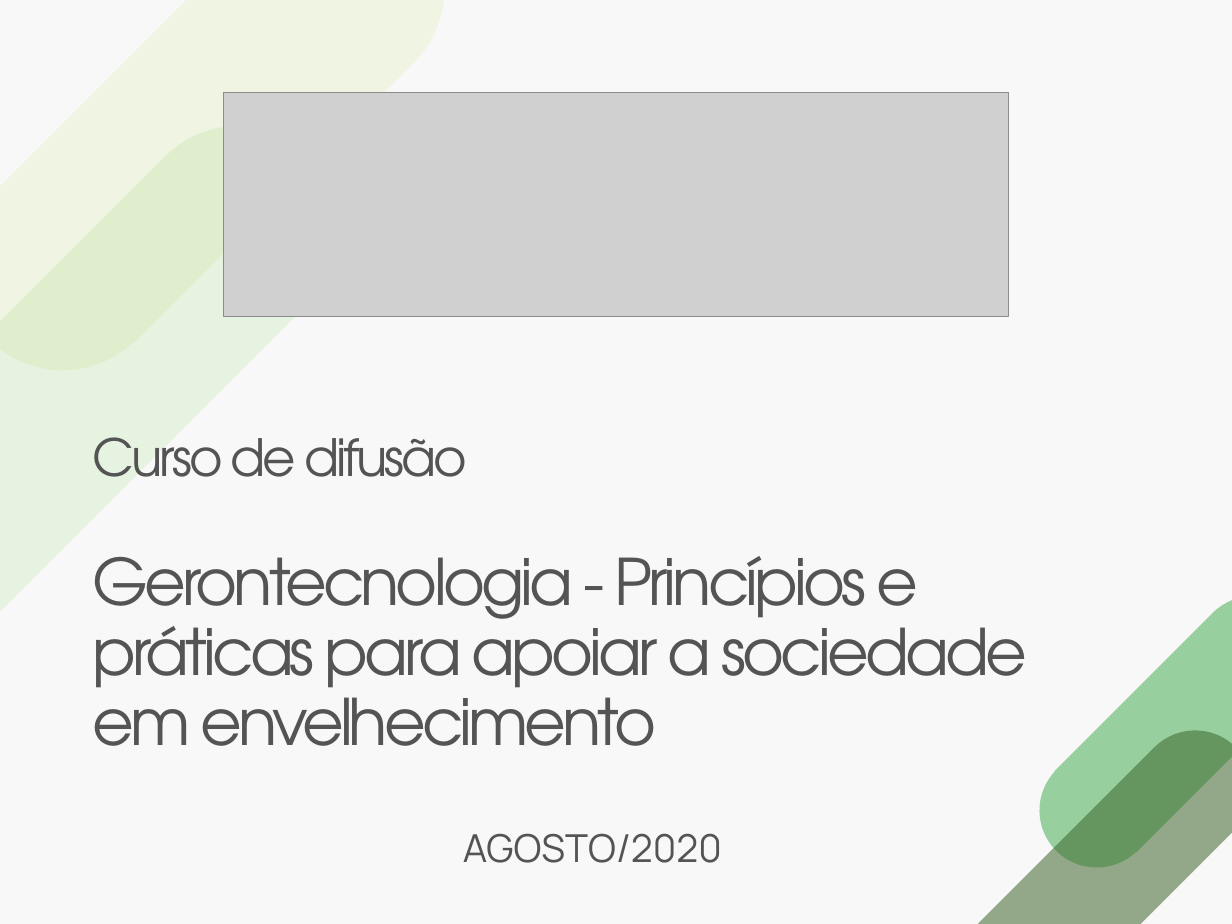
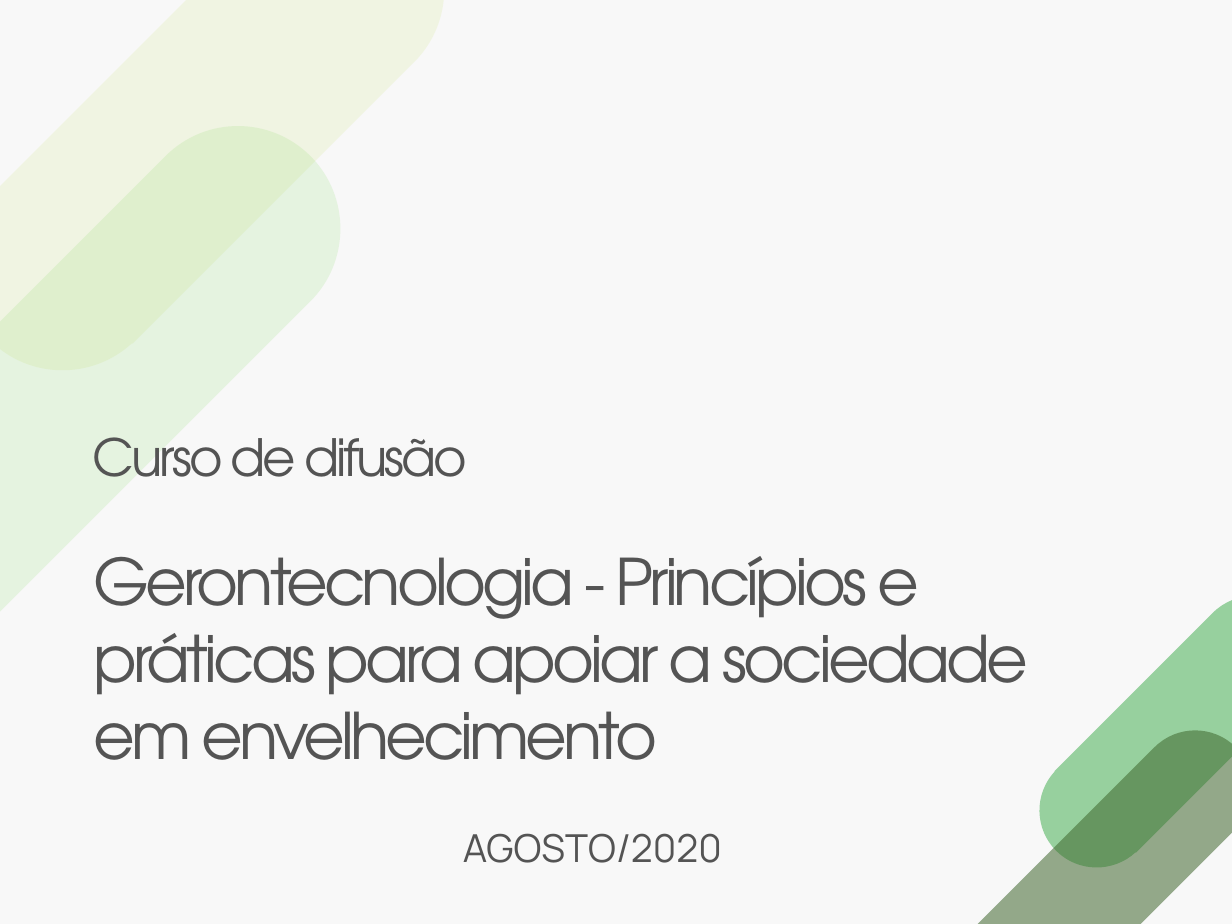
Before and after one commit to josenaldo/apresentacao-sbg-2020, a slide deck: slide 1 of apresentacao-sbg-2020.pptx. Drawn at 1232x924 pixels with LibreOffice and Linux fonts; fonts in the diff are those of the drawing; grey boxes stand for pictures; background and template pictures are left out. Boxes give left, top, right and bottom in pixels: in the first picture for what was removed or moved away, otherwise in the second. Text is boxed around its words. In the diff, an @@ line names an element or a change of style, - is before the commit and + after.

```diff
--- a/apresentacao-sbg-2020.pptx
+++ b/apresentacao-sbg-2020.pptx
@@ freeform shape removed at [0,0,487,414] @@
@@ freeform shape added at [0,0,487,414], fill #C9E265 at 15% opacity @@
@@ freeform shape removed at [0,83,383,686] @@
@@ freeform shape added at [0,83,383,686], fill #7ED957 at 15% opacity @@
@@ picture removed at [224,92,1008,316] @@
@@ title "Gerontecnologia - Princípios e práticas ...": place and size @@
-title "Gerontecnologia - Princípios e práticas ..." at [92,437,1027,746]
+title "Gerontecnologia - Princípios e práticas ..." at [93,556,1028,760]
@@ title "Gerontecnologia - Princípios e práticas ..." at [93,556,1028,760]: line spacing 43.6pt to 1 @@
@@ freeform shape removed at [1015,572,1232,892] @@
@@ freeform shape added at [1015,572,1232,892], fill #45AF53 at 54% opacity @@
```
Also in this commit, not shown: 3 other slides changed, 1 slide added, 6 other files.
